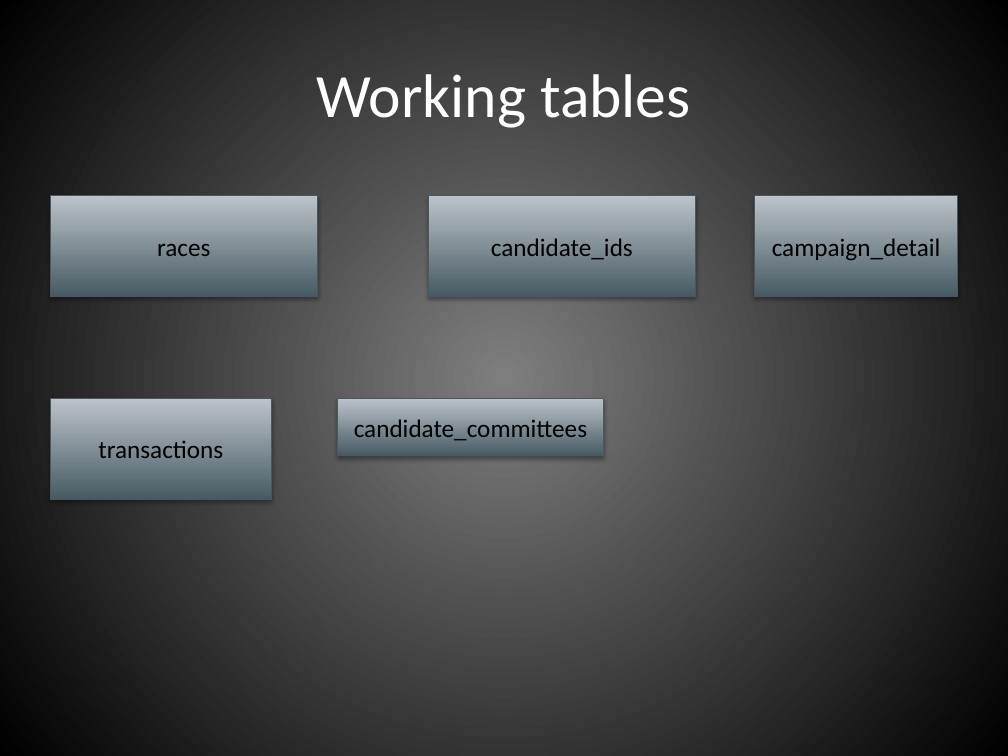
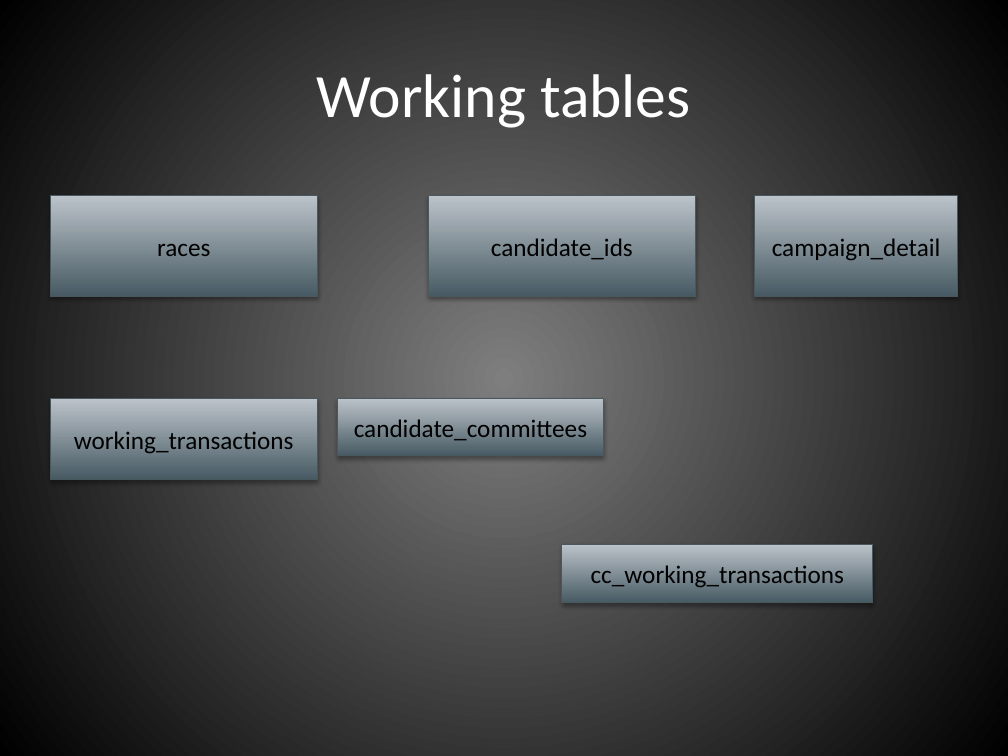
Before and after one commit to hackoregon/btc-backend, a slide deck: slide 7 of infrastructure.pptx. Drawn at 1008x756 pixels with LibreOffice and Linux fonts; fonts in the diff are those of the drawing. Boxes give left, top, right and bottom in pixels: in the first picture for what was removed or moved away, otherwise in the second. Text is boxed around its words. In the diff, an @@ line names an element or a change of style, - is before the commit and + after.

Commit message:
candidate by state endpoint and infrastructure
Added infrastructure to standardize the placement of sql for building
the working tables and for building the endpoints/materialized views.
As well I added endpoints to get candidate transaction totals by state.

```diff
--- a/infrastructure.pptx
+++ b/infrastructure.pptx
@@ rectangle "working_transactions": place and size @@
-rectangle "working_transactions" at (50, 398, 271, 499)
+rectangle "working_transactions" at (50, 398, 318, 480)
@@ text in rectangle at (74, 431, 294, 454): text changed @@
-transactions
+working_transactions
@@ rectangle added at (562, 544, 873, 603), fill gradient #485B63 to #BDC6CA, outline #49585E 0.75 pt, 18 pt, text #000000 @@
+cc_working_transactions
```
Also in this commit, not shown: 1 other slide changed, 8 other files.
